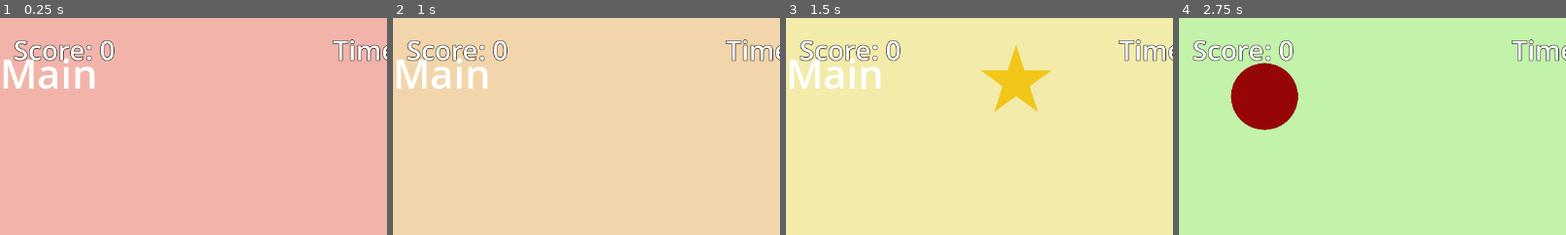
Above: before the commit, frames 1-4 (left to right).
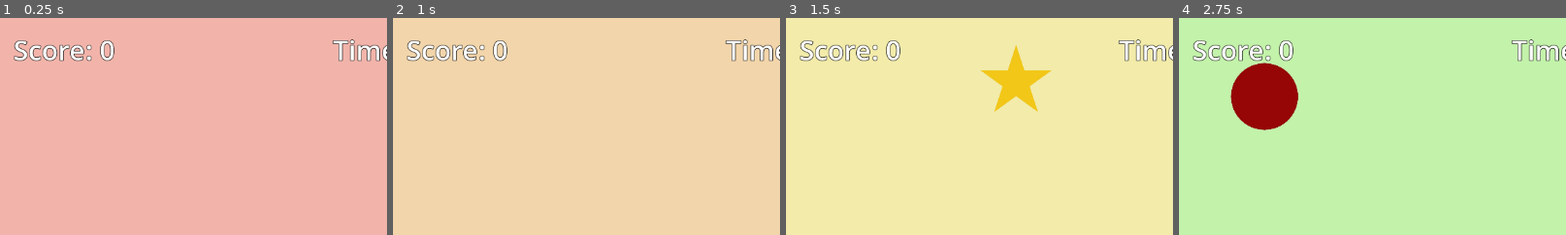
Above: after the commit, the same moments.

Repository: srishtipurohitaps/Candy-Catch-Frenzy
Game: Godot game, scene res://main.tscn
The game is run twice, just before and just after one commit, with the same random seed, the same clock (stepped at 60 frames per second) and the same inputs.
Inputs:
- Up to frame 1 (0.25 s): no input
- Up to frame 2 (1 s): tap Enter at 0.5 s; hold Right (ui_right) from 0.53 s (still down); tap Alt at 0.6 s
- Up to frame 3 (1.5 s): release Right (ui_right) at 1.28 s; hold Down from 1.28 s (still down); tap Shift at 1.35 s
- Up to frame 4 (2.75 s): release Down at 2.03 s; hold Right (ui_right) from 2.03 s (still down); tap Alt at 2.1 s
The pictures show only the part of the screen within x 0-50%, y 0-50%; the shares and areas given below are measured in that part.

The runs differ from the first frame. In frame 1, 1.4% of the frame differs, in the area x 1-25%, y 18-33%; in frame 2, 1.4%; in frame 3, 1.4%; in frame 4, nothing differs.

Commit message:
Updated scripts

Diff:
--- a/main.gd
+++ b/main.gd
@@ -24,33 +24,17 @@
 	spawn_timer.timeout.connect(_on_spawn_timer_timeout)
 	restart_button.pressed.connect(_on_restart_pressed)
 
-	var level_lbl = Label.new()
-	level_lbl.text = "Main"
-	level_lbl.add_theme_font_size_override("font_size", 60)
-	level_lbl.add_theme_color_override("font_color", Color.WHITE)
-	level_lbl.offset_top = 40
-	level_lbl.z_index = 999
-	get_node("CanvasLayer").add_child(level_lbl)
-	await get_tree().create_timer(2.0).timeout
-	var tw = create_tween()
-	tw.tween_property(level_lbl, "modulate:a", 0, 0.5)
-
 func _process(delta):
 	time_pass += delta
 	var hue = fmod(time_pass * 0.1, 1.0)
 	background.color = Color.from_hsv(hue, 0.3, 0.95)
-
 	if game_active and lives > 0:
 		game_time -= delta
 		timer_label.text = "Time: %d" % int(game_time)
 		if game_time <= 0:
 			game_over()
-
 	if shake_amount > 0:
-		camera.offset = Vector2(
-			randf_range(-shake_amount, shake_amount),
-			randf_range(-shake_amount, shake_amount)
-		)
+		camera.offset = Vector2(randf_range(-shake_amount, shake_amount), randf_range(-shake_amount, shake_amount))
 		shake_amount = lerp(shake_amount, 0.0, delta * 5.0)
 	else:
 		camera.offset = Vector2.ZERO
--- a/main_level1.gd
+++ b/main_level1.gd
@@ -36,22 +36,10 @@
 	restart_button.pressed.connect(_on_restart_pressed)
 	game_time = max_time
 
-	var level_lbl = Label.new()
-	level_lbl.text = "Level %d" % LEVEL_NUMBER
-	level_lbl.add_theme_font_size_override("font_size", 60)
-	level_lbl.add_theme_color_override("font_color", Color.WHITE)
-	level_lbl.offset_top = 40
-	level_lbl.z_index = 999
-	get_node("CanvasLayer").add_child(level_lbl)
-	await get_tree().create_timer(2.0).timeout
-	var tw = create_tween()
-	tw.tween_property(level_lbl, "modulate:a", 0, 0.5)
-
 func _process(delta):
 	time_pass += delta
 	var hue = fmod(time_pass * 0.1, 1.0)
 	background.color = Color.from_hsv(hue, 0.3, 0.95)
-
 	if game_active and lives > 0:
 		game_time -= delta
 		timer_label.text = "Time: %d" % int(game_time)
--- a/main_level2.gd
+++ b/main_level2.gd
@@ -22,7 +22,7 @@
 
 var score = 0
 var lives = 3
-var game_time = 60.0
+var game_time = 50.0
 var time_pass = 0.0
 var shake_amount = 0.0
 var game_active = true
@@ -36,22 +36,10 @@
 	restart_button.pressed.connect(_on_restart_pressed)
 	game_time = max_time
 
-	var level_lbl = Label.new()
-	level_lbl.text = "Level %d" % LEVEL_NUMBER
-	level_lbl.add_theme_font_size_override("font_size", 60)
-	level_lbl.add_theme_color_override("font_color", Color.WHITE)
-	level_lbl.offset_top = 40
-	level_lbl.z_index = 999
-	get_node("CanvasLayer").add_child(level_lbl)
-	await get_tree().create_timer(2.0).timeout
-	var tw = create_tween()
-	tw.tween_property(level_lbl, "modulate:a", 0, 0.5)
-
 func _process(delta):
 	time_pass += delta
-	var hue = fmod(time_pass * 0.1, 1.0)
-	background.color = Color.from_hsv(hue, 0.3, 0.95)
-
+	var hue = fmod(time_pass * 0.12, 1.0)
+	background.color = Color.from_hsv(hue, 0.35, 0.95)
 	if game_active and lives > 0:
 		game_time -= delta
 		timer_label.text = "Time: %d" % int(game_time)
@@ -59,7 +47,7 @@
 			game_over()
 	if shake_amount > 0:
 		camera.offset = Vector2(randf_range(-shake_amount, shake_amount), randf_range(-shake_amount, shake_amount))
-		shake_amount = lerp(shake_amount, 0.0, delta * 5.0)
+		shake_amount = lerp(shake_amount, 0.0, delta * 6.0)
 	else:
 		camera.offset = Vector2.ZERO
 	if combo_timer > 0:
@@ -70,7 +58,7 @@
 func _on_spawn_timer_timeout():
 	if not game_active:
 		return
-	spawn_timer.wait_time = max(0.3, spawn_wait_start - ((max_time - game_time) / 120.0))
+	spawn_timer.wait_time = max(0.3, spawn_wait_start - ((max_time - game_time) / 100.0))
 	var r = randf()
 	if r < bomb_chance:
 		spawn_bomb()
@@ -88,20 +76,20 @@
 		candy.is_rainbow = true
 	elif r < 0.45:
 		candy.get_node("Sprite2D").texture = preload("res://assets/Red_Candy.png")
-		candy.points = 10; candy.fall_speed = 200
+		candy.points = 10; candy.fall_speed = 230
 	elif r < 0.75:
 		candy.get_node("Sprite2D").texture = preload("res://assets/Blue_Candy.png")
-		candy.points = 15; candy.fall_speed = 220
+		candy.points = 15; candy.fall_speed = 260
 	elif r < 0.90:
 		candy.get_node("Sprite2D").texture = preload("res://assets/Yellow_Candy.png")
-		candy.points = 25; candy.fall_speed = 250
+		candy.points = 25; candy.fall_speed = 290
 	elif r < 0.97:
 		candy.get_node("Sprite2D").texture = preload("res://assets/Green_Candy.png")
-		candy.points = 5; candy.fall_speed = 230
+		candy.points = 5; candy.fall_speed = 270
 	else:
 		candy.get_node("Sprite2D").texture = preload("res://assets/Purple_Candy.png")
-		candy.points = 50; candy.fall_speed = 280
-	candy.fall_speed += (max_time - game_time) * 1.5
+		candy.points = 50; candy.fall_speed = 310
+	candy.fall_speed += (max_time - game_time) * 2.5
 	candy.scale = Vector2(0.5, 0.5)
 	var tw = create_tween()
 	tw.tween_property(candy, "scale", Vector2.ONE, 0.3).set_trans(Tween.TRANS_BACK).set_ease(Tween.EASE_OUT)
@@ -110,7 +98,7 @@
 func spawn_bomb():
 	var bomb = bomb_scene.instantiate()
 	bomb.position = Vector2(randf_range(100, 1052), -50)
-	bomb.fall_speed = 240 + (max_time - game_time) * 2.5
+	bomb.fall_speed = 270 + (max_time - game_time) * 3.5
 	var sprite = bomb.get_node("Sprite2D")
 	var tw = create_tween().set_loops()
 	tw.tween_property(sprite, "modulate", Color(1.3, 0.5, 0.5), 0.3)
@@ -125,7 +113,7 @@
 	else:
 		combo_count = 1
 	combo_timer = 3.0
-	points = int(points * (1 + combo_count * 0.1))
+	points = int(points * (1 + combo_count * 0.15))
 	var old_score = score
 	score += points
 	score_label.text = "Score: %d" % score
@@ -138,17 +126,17 @@
 	var blink = create_tween()
 	blink.tween_property($Basket, "modulate", Color.WHITE, 0.2)
 	var tween = create_tween()
-	tween.tween_property(score_label, "scale", Vector2(1.3,1.3), 0.1)
+	tween.tween_property(score_label, "scale", Vector2(1.35,1.35), 0.1)
 	tween.tween_property(score_label, "scale", Vector2.ONE, 0.1)
 	if combo_count > 1:
 		var lbl = Label.new()
 		lbl.text = "x%d COMBO!" % combo_count
-		lbl.add_theme_font_size_override("font_size", 36)
+		lbl.add_theme_font_size_override("font_size", 38)
 		lbl.modulate = Color(1, 0.8, 0)
-		lbl.global_position = $Basket.global_position - Vector2(0,100)
+		lbl.global_position = $Basket.global_position - Vector2(0,110)
 		add_child(lbl)
 		var tw = create_tween()
-		tw.tween_property(lbl, "global_position:y", lbl.position.y - 50, 0.8)
+		tw.tween_property(lbl, "global_position:y", lbl.position.y - 55, 0.8)
 		tw.parallel().tween_property(lbl, "modulate:a", 0, 0.8)
 		tw.tween_callback(lbl.queue_free)
 
@@ -170,7 +158,7 @@
 func catch_bomb():
 	lives -= 1
 	lives_label.text = "Lives: %d" % lives
-	shake_amount = 12.0
+	shake_amount = 13.5
 	background.modulate = Color(1.5, 0.5, 0.5)
 	var flash = create_tween()
 	flash.tween_property(background, "modulate", Color.WHITE, 0.3)
@@ -200,7 +188,7 @@
 func activate_rainbow_powerup():
 	lives = 3
 	lives_label.text = "Lives: %d" % lives
-	$Basket.scale = Vector2(1.5,1.5)
+	$Basket.scale = Vector2(1.55,1.55)
 	await get_tree().create_timer(5.0).timeout
 	$Basket.scale = Vector2.ONE
 
--- a/main_level3.gd
+++ b/main_level3.gd
@@ -22,7 +22,7 @@
 
 var score = 0
 var lives = 3
-var game_time = 60.0
+var game_time = 40.0
 var time_pass = 0.0
 var shake_amount = 0.0
 var game_active = true
@@ -36,30 +36,20 @@
 	restart_button.pressed.connect(_on_restart_pressed)
 	game_time = max_time
 
-	var level_lbl = Label.new()
-	level_lbl.text = "Level %d" % LEVEL_NUMBER
-	level_lbl.add_theme_font_size_override("font_size", 60)
-	level_lbl.add_theme_color_override("font_color", Color.WHITE)
-	level_lbl.offset_top = 40
-	level_lbl.z_index = 999
-	get_node("CanvasLayer").add_child(level_lbl)
-	await get_tree().create_timer(2.0).timeout
-	var tw = create_tween()
-	tw.tween_property(level_lbl, "modulate:a", 0, 0.5)
-
 func _process(delta):
 	time_pass += delta
-	var hue = fmod(time_pass * 0.1, 1.0)
-	background.color = Color.from_hsv(hue, 0.3, 0.95)
-
+	var hue = fmod(time_pass * 0.15, 1.0)
+	background.color = Color.from_hsv(hue, 0.4, 0.95)
 	if game_active and lives > 0:
 		game_time -= delta
 		timer_label.text = "Time: %d" % int(game_time)
+		if game_time < 10:
+			timer_label.modulate = Color(1, 0.3, 0.3) if fmod(time_pass, 0.5) < 0.25 else Color.WHITE
 		if game_time <= 0:
 			game_over()
 	if shake_amount > 0:
 		camera.offset = Vector2(randf_range(-shake_amount, shake_amount), randf_range(-shake_amount, shake_amount))
-		shake_amount = lerp(shake_amount, 0.0, delta * 5.0)
+		shake_amount = lerp(shake_amount, 0.0, delta * 8.0)
 	else:
 		camera.offset = Vector2.ZERO
 	if combo_timer > 0:
@@ -70,7 +60,7 @@
 func _on_spawn_timer_timeout():
 	if not game_active:
 		return
-	spawn_timer.wait_time = max(0.3, spawn_wait_start - ((max_time - game_time) / 120.0))
+	spawn_timer.wait_time = max(0.2, spawn_wait_start - ((max_time - game_time) / 60.0))
 	var r = randf()
 	if r < bomb_chance:
 		spawn_bomb()
@@ -88,20 +78,20 @@
 		candy.is_rainbow = true
 	elif r < 0.45:
 		candy.get_node("Sprite2D").texture = preload("res://assets/Red_Candy.png")
-		candy.points = 10; candy.fall_speed = 200
+		candy.points = 10; candy.fall_speed = 240
 	elif r < 0.75:
 		candy.get_node("Sprite2D").texture = preload("res://assets/Blue_Candy.png")
-		candy.points = 15; candy.fall_speed = 220
+		candy.points = 15; candy.fall_speed = 270
 	elif r < 0.90:
 		candy.get_node("Sprite2D").texture = preload("res://assets/Yellow_Candy.png")
-		candy.points = 25; candy.fall_speed = 250
+		candy.points = 25; candy.fall_speed = 300
 	elif r < 0.97:
 		candy.get_node("Sprite2D").texture = preload("res://assets/Green_Candy.png")
-		candy.points = 5; candy.fall_speed = 230
+		candy.points = 5; candy.fall_speed = 280
 	else:
 		candy.get_node("Sprite2D").texture = preload("res://assets/Purple_Candy.png")
-		candy.points = 50; candy.fall_speed = 280
-	candy.fall_speed += (max_time - game_time) * 1.5
+		candy.points = 50; candy.fall_speed = 320
+	candy.fall_speed += (max_time - game_time) * 4.0
 	candy.scale = Vector2(0.5, 0.5)
 	var tw = create_tween()
 	tw.tween_property(candy, "scale", Vector2.ONE, 0.3).set_trans(Tween.TRANS_BACK).set_ease(Tween.EASE_OUT)
@@ -110,7 +100,7 @@
 func spawn_bomb():
 	var bomb = bomb_scene.instantiate()
 	bomb.position = Vector2(randf_range(100, 1052), -50)
-	bomb.fall_speed = 240 + (max_time - game_time) * 2.5
+	bomb.fall_speed = 300 + (max_time - game_time) * 5.0
 	var sprite = bomb.get_node("Sprite2D")
 	var tw = create_tween().set_loops()
 	tw.tween_property(sprite, "modulate", Color(1.3, 0.5, 0.5), 0.3)
@@ -125,7 +115,7 @@
 	else:
 		combo_count = 1
 	combo_timer = 3.0
-	points = int(points * (1 + combo_count * 0.1))
+	points = int(points * (1 + combo_count * 0.25))
 	var old_score = score
 	score += points
 	score_label.text = "Score: %d" % score
@@ -138,18 +128,18 @@
 	var blink = create_tween()
 	blink.tween_property($Basket, "modulate", Color.WHITE, 0.2)
 	var tween = create_tween()
-	tween.tween_property(score_label, "scale", Vector2(1.3,1.3), 0.1)
+	tween.tween_property(score_label, "scale", Vector2(1.4,1.4), 0.1)
 	tween.tween_property(score_label, "scale", Vector2.ONE, 0.1)
 	if combo_count > 1:
 		var lbl = Label.new()
 		lbl.text = "x%d COMBO!" % combo_count
-		lbl.add_theme_font_size_override("font_size", 36)
+		lbl.add_theme_font_size_override("font_size", 40)
 		lbl.modulate = Color(1, 0.8, 0)
-		lbl.global_position = $Basket.global_position - Vector2(0,100)
+		lbl.global_position = $Basket.global_position - Vector2(0,120)
 		add_child(lbl)
 		var tw = create_tween()
-		tw.tween_property(lbl, "global_position:y", lbl.position.y - 50, 0.8)
-		tw.parallel().tween_property(lbl, "modulate:a", 0, 0.8)
+		tw.tween_property(lbl, "global_position:y", lbl.position.y - 60, 1.0)
+		tw.parallel().tween_property(lbl, "modulate:a", 0, 1.0)
 		tw.tween_callback(lbl.queue_free)
 
 func show_life_gain():
@@ -170,7 +160,7 @@
 func catch_bomb():
 	lives -= 1
 	lives_label.text = "Lives: %d" % lives
-	shake_amount = 12.0
+	shake_amount = 15.0
 	background.modulate = Color(1.5, 0.5, 0.5)
 	var flash = create_tween()
 	flash.tween_property(background, "modulate", Color.WHITE, 0.3)
@@ -200,9 +190,14 @@
 func activate_rainbow_powerup():
 	lives = 3
 	lives_label.text = "Lives: %d" % lives
-	$Basket.scale = Vector2(1.5,1.5)
+	$Basket.scale = Vector2(1.6,1.6)
+	var glow = create_tween().set_loops()
+	glow.tween_property($Basket, "modulate", Color(1.5,1.5,1.5), 0.5)
+	glow.tween_property($Basket, "modulate", Color.WHITE, 0.5)
 	await get_tree().create_timer(5.0).timeout
 	$Basket.scale = Vector2.ONE
+	glow.kill()
+	$Basket.modulate = Color.WHITE
 
 func game_over():
 	game_active = false
@@ -212,7 +207,7 @@
 	game_over_panel.scale = Vector2.ZERO
 	var tween = create_tween()
 	tween.set_trans(Tween.TRANS_BACK); tween.set_ease(Tween.EASE_OUT)
-	tween.tween_property(game_over_panel, "scale", Vector2.ONE, 0.5)
+	tween.tween_property(game_over_panel, "scale", Vector2.ONE, 0.6)
 	var file = FileAccess.open("user://highscores.json", FileAccess.READ)
 	var list = []
 	if file:
